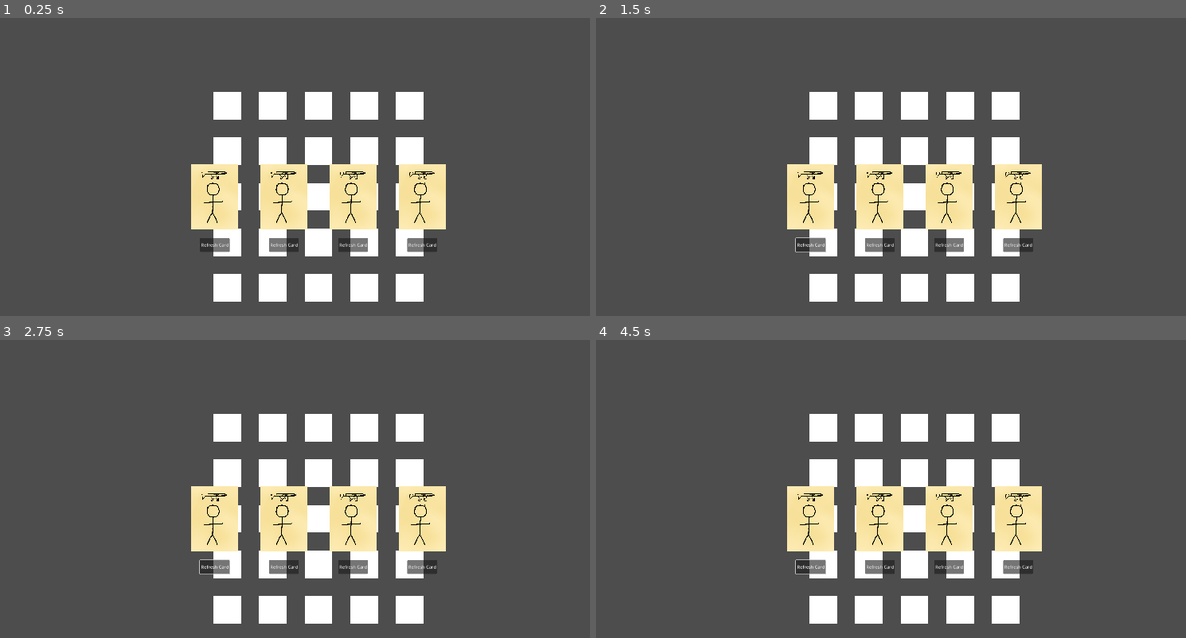
Above: before the commit, frames 1-4 (two rows, left to right).
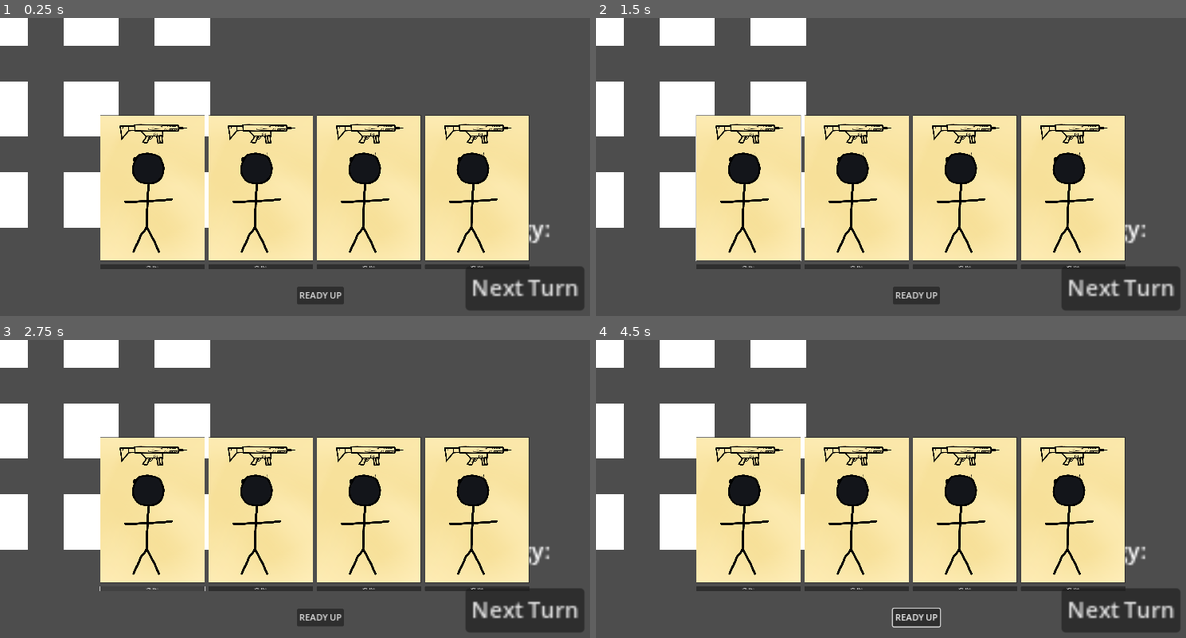
Above: after the commit, the same moments.

Repository: WywySenarios/Senarios
Game: Godot game, scene res://Scenes/level.tscn
Same seed, same stepped clock (60 frames per second), same inputs: the game is played once before the commit and once after it. This scene is started directly instead of the project's main scene.
Inputs (mouse positions are in pixels of both pictures, inside the frame that each line leads up to):
- Up to frame 1 (0.25 s): no input
- Up to frame 2 (1.5 s): click (808, 244) at 0.5 s, where only the run before the commit has a clickable "Refresh Card"; click (749, 187) at 1.27 s
- Up to frame 3 (2.75 s): click (153, 587) at 2 s, where only the run after the commit has a clickable "SWAP CARD"
- Up to frame 4 (4.5 s): click (914, 617) at 2.75 s, where only the run after the commit has a clickable "READY UP"; click (914, 617) at 3.5 s, where only the run after the commit has a clickable "READY UP"; click (1121, 611) at 4.25 s, where only the run after the commit has a clickable "Next Turn"

The runs differ from the first frame. In frame 1, 45% of the frame differs, in the area x 0-100%, y 0-99%; in frame 2, 45%; in frame 3, 45%; in frame 4, 45%.
Error after the commit: Out of bounds get index '-1' (on base: 'Dictionary') (res://scripts/autoload/lobby.gd:308)

Commit message:
Migrate to Control Nodes

Diff:
--- a/Scenes/level.tscn
+++ b/Scenes/level.tscn
@@ -1,8 +1,7 @@
-[gd_scene load_steps=8 format=3 uid="uid://dbgkh16gjqmti"]
+[gd_scene load_steps=7 format=3 uid="uid://dbgkh16gjqmti"]
 
 [ext_resource type="Script" path="res://scripts/level/Grid.gd" id="1_gsu1h"]
 [ext_resource type="Script" path="res://scripts/level.gd" id="1_p32ov"]
-[ext_resource type="Script" path="res://scripts/card/card.gd" id="3_a22dk"]
 [ext_resource type="PackedScene" uid="uid://b07e3x75q8tu1" path="res://scenes/level/draw_card.tscn" id="4_k0yv3"]
 [ext_resource type="PackedScene" uid="uid://5qux38olj7v8" path="res://scenes/level/inventory.tscn" id="4_yalkr"]
 
@@ -11,11 +10,14 @@
 [sub_resource type="GradientTexture2D" id="GradientTexture2D_k23pq"]
 gradient = SubResource("Gradient_6xvj3")
 
-[node name="Level" type="Node2D"]
+[node name="Level" type="Control"]
+layout_mode = 3
+anchors_preset = 15
+anchor_right = 1.0
+anchor_bottom = 1.0
+grow_horizontal = 2
+grow_vertical = 2
 script = ExtResource("1_p32ov")
-
-[node name="Camera2D" type="Camera2D" parent="."]
-zoom = Vector2(0.5, 0.5)
 
 [node name="Sprite2D" type="Sprite2D" parent="."]
 visible = false
@@ -25,36 +27,92 @@
 [node name="Inventories" type="Node2D" parent="."]
 
 [node name="Far Inventory" parent="Inventories" instance=ExtResource("4_yalkr")]
-position = Vector2(0, -500)
-cardArray = Array[ExtResource("3_a22dk")]([])
+offset_top = -500.0
+offset_bottom = -500.0
+grow_horizontal = 1
+grow_vertical = 1
 
 [node name="My Inventory" parent="Inventories" instance=ExtResource("4_yalkr")]
-position = Vector2(0, 500)
-cardArray = Array[ExtResource("3_a22dk")]([])
+anchors_preset = -1
+anchor_top = 0.7
+anchor_bottom = 0.85
 
-[node name="HUD" type="Control" parent="."]
+[node name="Player HUD" type="Control" parent="."]
 layout_mode = 3
 anchors_preset = 0
 offset_top = 500.0
 offset_right = 40.0
 offset_bottom = 540.0
 
-[node name="Grid" type="Node2D" parent="."]
+[node name="Energy Bar" type="Label" parent="Player HUD"]
+layout_mode = 0
+offset_left = 850.0
+offset_top = -147.0
+offset_right = 912.0
+offset_bottom = -124.0
+scale = Vector2(2.5, 2.5)
+text = "Energy: "
+
+[node name="Next Turn Button" type="Button" parent="Player HUD"]
+layout_mode = 0
+offset_left = 842.0
+offset_top = -50.0
+offset_right = 928.0
+offset_bottom = -19.0
+scale = Vector2(2.5, 2.5)
+text = "Next Turn"
+
+[node name="Grid" type="Control" parent="."]
 z_index = -1
+layout_mode = 1
+anchors_preset = 15
+anchor_right = 1.0
+anchor_bottom = 1.0
+grow_horizontal = 2
+grow_vertical = 2
 script = ExtResource("1_gsu1h")
 
 [node name="tiles" type="Node" parent="Grid"]
 
-[node name="Card Draw" type="Node2D" parent="."]
+[node name="Card Draw Ready Button" type="Button" parent="."]
+layout_mode = 2
+offset_left = 537.0
+offset_top = 487.0
+offset_right = 622.0
+offset_bottom = 518.0
+grow_horizontal = 2
+grow_vertical = 2
+text = "READY UP"
+
+[node name="Card Draw" type="HBoxContainer" parent="."]
+layout_mode = 1
+anchors_preset = -1
+anchor_left = 0.05
+anchor_top = 0.25
+anchor_right = 0.95
+anchor_bottom = 0.75
+offset_left = 123.225
+offset_top = 24.75
+offset_right = 2193.42
+offset_bottom = 793.75
+grow_horizontal = 2
+grow_vertical = 2
+scale = Vector2(0.25, 0.25)
+theme_override_constants/separation = 25
 
 [node name="0" parent="Card Draw" instance=ExtResource("4_k0yv3")]
-position = Vector2(-375, 0)
+layout_mode = 2
 
 [node name="1" parent="Card Draw" instance=ExtResource("4_k0yv3")]
-position = Vector2(-125, 0)
+layout_mode = 2
 
 [node name="2" parent="Card Draw" instance=ExtResource("4_k0yv3")]
-position = Vector2(125, 0)
+layout_mode = 2
 
 [node name="3" parent="Card Draw" instance=ExtResource("4_k0yv3")]
-position = Vector2(375, 0)
+layout_mode = 2
+
+[node name="CanvasLayer" type="CanvasLayer" parent="."]
+visible = false
+
+[connection signal="button_up" from="Card Draw Ready Button" to="." method="_on_button_button_up"]
--- a/Scenes/level/inventory.tscn
+++ b/Scenes/level/inventory.tscn
@@ -1,8 +1,9 @@
-[gd_scene load_steps=3 format=3 uid="uid://5qux38olj7v8"]
+[gd_scene load_steps=2 format=3 uid="uid://5qux38olj7v8"]
 
 [ext_resource type="Script" path="res://scripts/level/inventory.gd" id="1_jf0b6"]
-[ext_resource type="Script" path="res://scripts/card/card.gd" id="2_g64bd"]
 
-[node name="Inventory" type="Node2D"]
+[node name="Inventory" type="HBoxContainer"]
+grow_horizontal = 2
+grow_vertical = 2
+mouse_filter = 2
 script = ExtResource("1_jf0b6")
-cardArray = Array[ExtResource("2_g64bd")]([null])
--- a/Scenes/lobby.tscn
+++ b/Scenes/lobby.tscn
@@ -105,6 +105,7 @@
 text = "Join Game"
 
 [node name="Status Message" type="Label" parent="."]
+layout_mode = 0
 offset_left = 486.0
 offset_top = 35.0
 offset_right = 638.0
--- /dev/null
+++ b/resources/empty.tres
@@ -0,0 +1,11 @@
+[gd_resource type="Resource" script_class="Card" load_steps=2 format=3 uid="uid://buf6v8ypwwdpe"]
+
+[ext_resource type="Script" path="res://scripts/card/card.gd" id="1_waqfe"]
+
+[resource]
+script = ExtResource("1_waqfe")
+name = "N/A"
+cardType = ""
+generation = 0
+cost = 0.0
+type = Array[String]([])
--- /dev/null
+++ b/scenes/level/Player.tscn
@@ -0,0 +1,12 @@
+[gd_scene load_steps=2 format=3 uid="uid://fch58mfkpb1w"]
+
+[ext_resource type="Script" path="res://scripts/level/player.gd" id="1_v7dx7"]
+
+[node name="Player" type="Control"]
+layout_mode = 3
+anchors_preset = 15
+anchor_right = 1.0
+anchor_bottom = 1.0
+grow_horizontal = 2
+grow_vertical = 2
+script = ExtResource("1_v7dx7")
--- a/scenes/level/draw_card.tscn
+++ b/scenes/level/draw_card.tscn
@@ -1,43 +1,32 @@
-[gd_scene load_steps=5 format=3 uid="uid://b07e3x75q8tu1"]
+[gd_scene load_steps=4 format=3 uid="uid://b07e3x75q8tu1"]
 
 [ext_resource type="Script" path="res://scripts/level/draw_card.gd" id="1_cjsmm"]
-[ext_resource type="Texture2D" uid="uid://ctm24mfwo6rou" path="res://assets/cards/card_images/cardImage-Gen-4-Stickman.png" id="3_wtfqb"]
+[ext_resource type="Texture2D" uid="uid://djv2fuehfgbn0" path="res://assets/cards/card_images/cardImage-Gen-4-Deathstick.png" id="3_rr4k5"]
 [ext_resource type="Texture2D" uid="uid://u585bwkcv34m" path="res://assets/cards/frontside.png" id="5_u8k34"]
 
-[sub_resource type="RectangleShape2D" id="RectangleShape2D_y2pvw"]
-size = Vector2(170, 238)
-
-[node name="card" type="Node2D"]
+[node name="card" type="VBoxContainer"]
+offset_right = 758.0
+offset_bottom = 1275.0
+theme_override_constants/separation = 25
 script = ExtResource("1_cjsmm")
 
-[node name="Frontside" type="Sprite2D" parent="."]
-position = Vector2(3.8147e-06, 0)
-scale = Vector2(0.225, 0.225)
-texture = ExtResource("5_u8k34")
+[node name="Frontside" type="Button" parent="."]
+layout_mode = 2
+icon = ExtResource("5_u8k34")
 
-[node name="card_head" type="Sprite2D" parent="."]
-scale = Vector2(0.2, 0.2)
-texture = ExtResource("3_wtfqb")
+[node name="card_head" type="TextureRect" parent="Frontside"]
+layout_mode = 2
+offset_right = 758.0
+offset_bottom = 1050.0
+texture = ExtResource("3_rr4k5")
 
-[node name="card" type="Area2D" parent="."]
-visible = false
+[node name="MarginContainer" type="MarginContainer" parent="."]
+layout_mode = 2
+size_flags_vertical = 3
 
-[node name="CollisionShape2D" type="CollisionShape2D" parent="card"]
-visible = false
-shape = SubResource("RectangleShape2D_y2pvw")
+[node name="Swap Button" type="Button" parent="MarginContainer"]
+layout_mode = 2
+text = "SWAP CARD"
 
-[node name="Button" type="Button" parent="."]
-anchors_preset = 8
-anchor_left = 0.5
-anchor_top = 0.5
-anchor_right = 0.5
-anchor_bottom = 0.5
-offset_left = -25.0
-offset_top = 150.0
-offset_right = 25.0
-offset_bottom = 200.0
-grow_horizontal = 2
-grow_vertical = 2
-text = "Refresh Card"
-
-[connection signal="button_down" from="Button" to="." method="_on_button_button_down"]
+[connection signal="button_up" from="Frontside" to="." method="swapCard"]
+[connection signal="button_up" from="MarginContainer/Swap Button" to="." method="swapCard"]
--- a/scripts/level.gd
+++ b/scripts/level.gd
@@ -1,4 +1,4 @@
-extends Node2D
+extends Control
 
 ## Stores the current stage of the game:
 ## {
@@ -11,9 +11,10 @@
 }
 
 # Called when the node enters the scene tree for the first time.
-func _ready():
+func _ready() -> void:
 	# Connect signals to the server
 	Lobby.newCard.connect(changeCardSelectionCard) # server gives the player a new card to look at during the card selection phase
+	Lobby.gameStateChange.connect(changeGameState) # Game Stage Change
 	# card drawing phase is over
 	# phase change in the game
 	# someone's energy has changed
@@ -29,28 +30,30 @@
 	# HUD
 	# Make card selection items visible
 	# Connect signals for user input
-	for i in $"Card Draw".get_children():
-		i.clicked.connect(cardWish)
+	$"Card Draw/0".clicked.connect(cardWish)
+	$"Card Draw/1".clicked.connect(cardWish)
+	$"Card Draw/2".clicked.connect(cardWish)
+	$"Card Draw/3".clicked.connect(cardWish)
 
 	# Tell server you have drawn the cards from the deck
 	pass # Replace with function body.
 
 
 # Called every frame. 'delta' is the elapsed time since the previous frame.
-func _process(delta):
+func _process(delta) -> void:
 	pass
 
 ## Send a request to the server to switch cards
 ## The singular parameter is a draw_card scene.
-func cardWish(cardNode: Node2D):
+func cardWish(cardNode: Node2D) -> void:
 	# redundant check for valid input
 	if 0 <= cardNode.index and cardNode.index <= 3:
 		# send a request to the server. Updates will be handled in another function (changeCardSelectionCard)
 		Lobby.rerollWish.rpc_id(1, cardNode.index, Lobby.myID)
 
 ## Called during the card selection phase after the server gives the player their starting cards, OR the server approves the player to switch cards
-func changeCardSelectionCard(index: int, newCard: String):
-	var relevantNode: Node2D = null
+func changeCardSelectionCard(index: int, newCard: String) -> void:
+	var relevantNode: Control = null
 
 	# I actually can't fathom why get_node can't take in a string. This is absolutely stupid.
 	if index > 3:
@@ -68,22 +71,37 @@
 ## Does not guarentee that the correct energy change has been displayed (if the client's current energy reading is wrong).
 ## However, this function updates the GUI so that the correct energy count is displayed for the respective player.
 ## The playerID should be the ID recognized by the server (e.g. the host is 1)
-func gainEnergy(finalEnergy: int, playerID: int):
+func gainEnergy(finalEnergy: int, playerID: int) -> void:
 	# TODO change the text of the GUI element
 	pass
 
 ## Does not guarentee that the correct HP change has been displayed.
 ## However, this function updates the GUI so that the correct HP count is displayed for the respective player.
 ## The playerID should be the ID recognized by the server (e.g. the host is 1)
-func changePlayerHP(finalHP: int, playerID: int):
+func changePlayerHP(finalHP: int, playerID: int) -> void:
 	# TODO change the text of the respective GUI element
 	pass
 
 ## Function to be called when the game state changes.
 ## @experimental
-func changeGameState(newState: String):
-	if gameState.name == "Card Draw": # if the current game state is the card drawing phase,
-		pass# make the gameplay elements less transparent.
+func changeGameState(oldState: String, oldPlayer: int) -> void:
+	if oldState == "Card Draw":
+		# Hide card draw elements
+		# Make the element transparent by setting its CanvasItems Modulate property's alpha channel to 0
+		# Animation time is 0.5s
+		get_tree().create_tween().tween_property($"Card Draw", "modulate", Color($"Card Draw".modulate, 0), 0.5)
+		get_tree().create_tween().tween_property($"Card Draw Ready Button", "modulate", Color($"Card Draw Ready Button".modulate, 0), 0.5)
+
+		# also hide the elements after the animation
+		get_tree().create_tween().tween_callback($"Card Draw".queue_free).set_delay(0.5)
+		get_tree().create_tween().tween_callback($"Card Draw Ready Button".queue_free).set_delay(0.5)
+
+		pass# TODO make the gameplay elements less transparent.
 
 	# TODO Reflect GUI change of the turn button
 	pass
+
+
+func _on_button_button_up() -> void:
+	# Tell the server that I am done selecting my starting hand
+	Lobby.changeGameState.rpc_id(1, Lobby.myID)
--- a/scripts/level/Grid.gd
+++ b/scripts/level/Grid.gd
@@ -1,4 +1,4 @@
-extends Node2D
+extends Control
 
 # Exported variables:
 ## @experimental
--- a/scripts/level/draw_card.gd
+++ b/scripts/level/draw_card.gd
@@ -1,10 +1,10 @@
-extends Node2D
+extends Control
 
 ## The index of the deck this card refers to.
 @export var index: int = -1
 
 ## Emitted when this card is clicked, and therefore emitted when the user wishes to redraw a card.
-signal clicked(card: Node2D)
+signal clicked(card: Control)
 
 # is the player's mouse hovering over this card right now?
 var mouseInside: bool = false
@@ -20,8 +20,8 @@
 
 func reassignCard(_index: int, card: Card):
 	index = _index
-	$card_head.texture = card.image
+	$"Frontside/card_head".texture = card.image
 
-func _on_button_button_down():
+func swapCard():
 	if 0 <= index and index <= 3: # do NOT refresh the card after it has already been refreshed once
 		clicked.emit(self)
--- a/scripts/level/inventory.gd
+++ b/scripts/level/inventory.gd
@@ -1,7 +1,4 @@
-extends Node2D
-
-## Array of cards containing the cards the player has at the start of the match
-@export var cardArray: Array[Card] = []
+extends Control
 
 ## specifies whether or not this is the current player's inventory or not
 @export var isMyInventory: bool = false
@@ -16,68 +13,7 @@
 ## The width of a card in pixels
 var cardWidth: int = 250
 
-var cards: Array[Node2D] = []
+var cards: Array[Control] = []
 
 # Avoid having to load it again and again, thus saving a bit of runtime.
 const cardScene = preload("res://Scenes/card.tscn")
-
-## Inititalizes and places cards to be ready to play!
-## Called when the node enters the scene tree for the first time.
-## Also determines whether or not the cards are faceup or facedown, based on [member Inventory.isMyInventory] (<- check if this doc comment is valid later on)
-## @experimental
-func _ready():
-	# Make a bunch of cards as requested by the cardArray
-	var currentCard
-	for i in range(len(cardArray)):
-		currentCard = cardScene.instantiate()
-		currentCard.faceup = isMyInventory # faceup ONLY if it's the current player's inventory
-		currentCard.card = cardArray[i]
-		# Card name = Card [i] (e.g. Card 1)
-		currentCard.name = "Card " + str(i)
-		#currentCard.position = Vector2(0,0)
-
-
-		# Make the current card actually exist
-		cards.append(currentCard)
-		add_child(currentCard)
-
-	# Send cardArray to garbage collection
-	cardArray.clear()
-
-	# reposition cards because the cards have just been initialized
-	repositionCards()
-
-## Repositions cards. To be called when a card is removed or added to the inventory
-## @experimental
-func repositionCards():
-
-	if (len(cards) % 2 == 0): # even number of cards
-		# T
-
-		#IDK why the index corrections work, but they do
-		@warning_ignore("integer_division")
-		var indexCorrectionPositive = len(cards) / 2 - 2
-		@warning_ignore("integer_division")
-		var indexCorrectionNegative = -(len(cards) / 2 - 1)
-
-		# loops through the absolute value of the distance from the center
-		@warning_ignore("integer_division")
-		for distanceFromCenter: int in range(1, len(cards) / 2 + 1):
-			cards[indexCorrectionPositive + distanceFromCenter].position.x = (distanceFromCenter * (gapSize + cardWidth) - cardWidth / 2.0)
-			cards[indexCorrectionNegative + distanceFromCenter].position.x = -(distanceFromCenter * (gapSize + cardWidth) - cardWidth / 2.0)
-
-			#print("Inventory card positions: ", distanceFromCenter, " ", indexCorrectionPositive + distanceFromCenter, " ", cards[indexCorrectionPositive + distanceFromCenter].position, " ", cards[indexCorrectionPositive + distanceFromCenter].global_position)
-			#print("Inventory card positions: ", -distanceFromCenter, " ", indexCorrectionNegative + distanceFromCenter, " ", cards[indexCorrectionNegative + distanceFromCenter].position, " ", cards[indexCorrectionNegative + distanceFromCenter].global_position)
-	else: # odd number of cards
-		@warning_ignore("integer_division")
-		var indexCorrection = len(cards) / 2
-
-		for distanceFromCenter: int in range(-indexCorrection, indexCorrection + 1):
-			# the actual formula should be 0.5 * cardWidth + 1 * gapSize + 0.5 * cardWidth
-			cards[distanceFromCenter + indexCorrection].position.x = distanceFromCenter * (gapSize + cardWidth)
-			#print("Inventory card positions: ", distanceFromCenter, " ", distanceFromCenter + indexCorrection, " ", cards[distanceFromCenter + indexCorrection].global_position)
-
-
-# Called every frame. 'delta' is the elapsed time since the previous frame.
-#func _process(delta):
-	#pass
--- /dev/null
+++ b/scripts/level/player.gd
@@ -0,0 +1,11 @@
+extends Control
+
+
+# Called when the node enters the scene tree for the first time.
+func _ready() -> void:
+	pass # Replace with function body.
+
+
+# Called every frame. 'delta' is the elapsed time since the previous frame.
+func _process(delta: float) -> void:
+	pass
--- a/scripts/lobby.gd
+++ b/scripts/lobby.gd
@@ -1,4 +1,4 @@
-extends Node2D
+extends Control
 
 
 # Called when the node enters the scene tree for the first time.
@@ -31,7 +31,7 @@
 	if id == 1: # if the host's information changed
 		# change name to match the host's name
 		# this is NOT confirmed to work
-		$"Icon_Wywy/YOU".text = Lobby.players[id].name
+		$"Host".text = Lobby.players[id].name
 
 ## This function broadcasts a message to the user via the $"Status Message" label node.
 func broadcastMessage(message: String) -> void:
